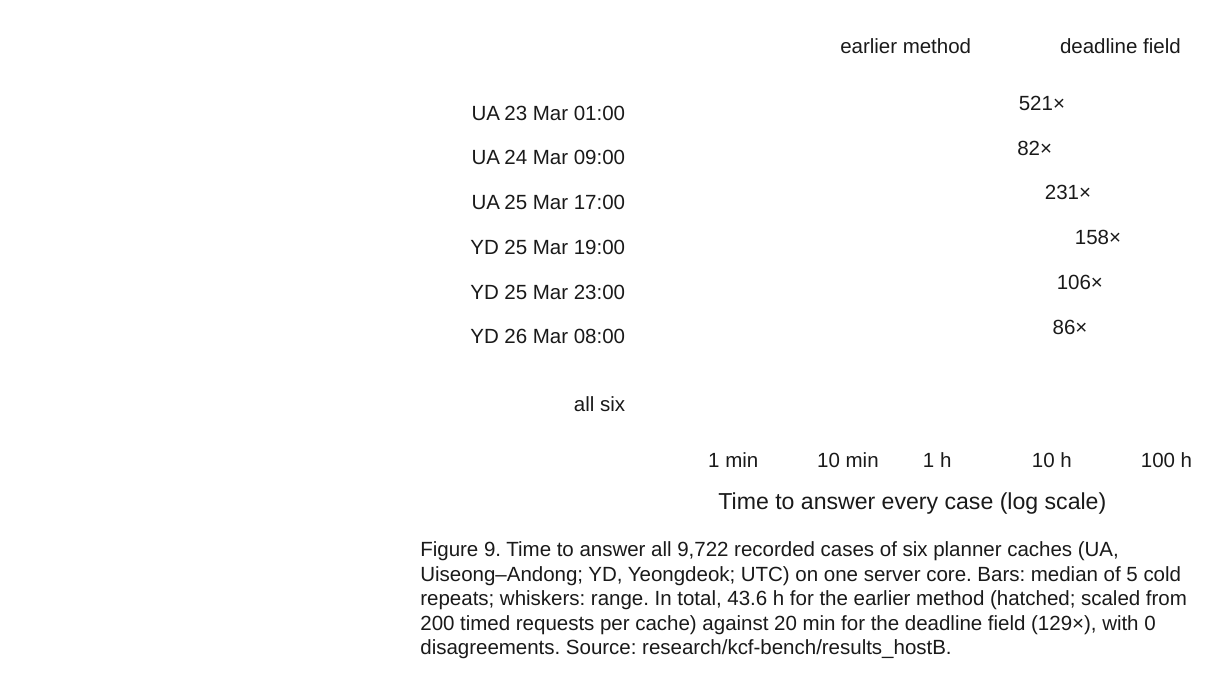
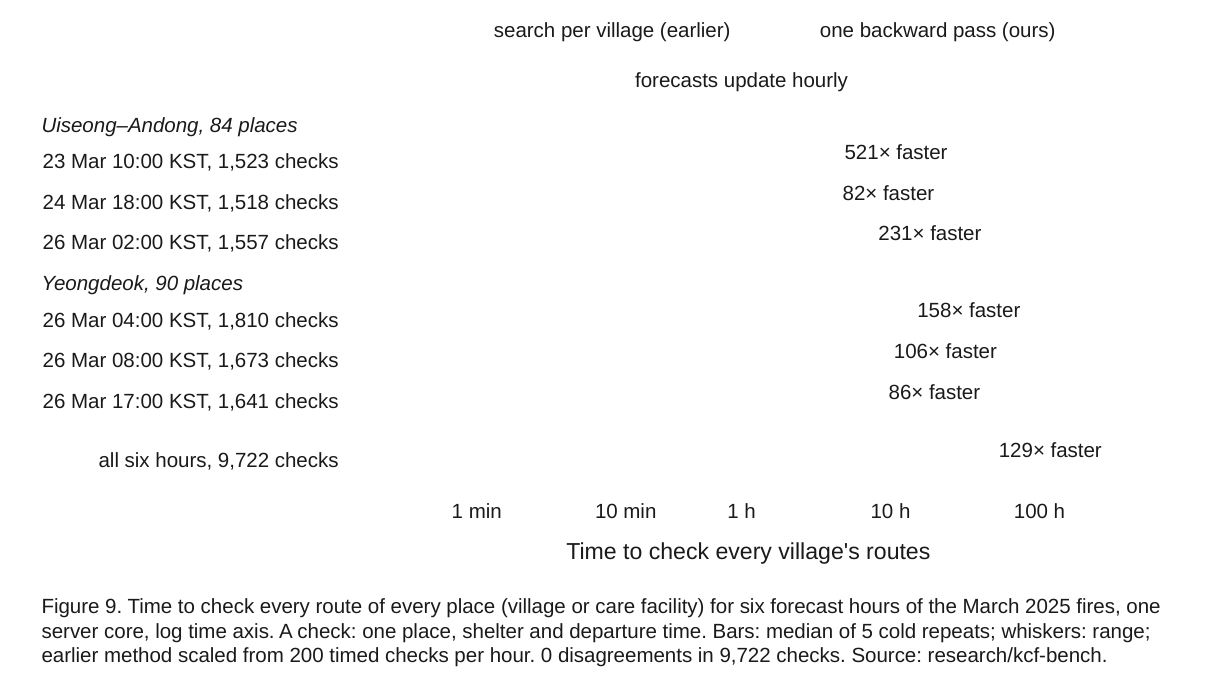
Before and after one commit to Sparkxt-0318/wildfireguardian, a slide deck: slide 12 of talk/figures/kcf_talk_figures.pptx. Drawn at 1232x693 pixels with LibreOffice and Linux fonts; fonts in the diff are those of the drawing; background and template pictures are left out. Boxes give left, top, right and bottom in pixels: in the first picture for what was removed or moved away, otherwise in the second. Text is boxed around its words. In the diff, an @@ line names an element or a change of style, - is before the commit and + after.

Commit message:
talk/figures: F09 and F09b reworked for a 10-second read: rows in words (region, KST hour, place and check counts from the bench and planner caches), methods named by what they do, labelled line at the hourly update (interval read from SCAN.md), ratios as 'N× faster', full width (D36); pptx, docs, zip

```diff
--- a/talk/figures/kcf_talk_figures.pptx
+++ b/talk/figures/kcf_talk_figures.pptx
@@ text added at bbox=[494, 22, 731, 42], 16 pt, text #1A1A1A @@
+search per village (earlier)
@@ text added at bbox=[820, 22, 1055, 42], 16 pt, text #1A1A1A @@
+one backward pass (ours)
@@ text removed at bbox=[840, 38, 971, 54] @@
-earlier method
@@ text removed at bbox=[1060, 38, 1181, 54] @@
-deadline field
@@ text added at bbox=[635, 72, 848, 92], 16 pt, text #1A1A1A @@
+forecasts update hourly
@@ text added at bbox=[42, 117, 297, 137], 16 pt, text #1A1A1A, italic @@
+Uiseong–Andong, 84 places
@@ text removed at bbox=[472, 105, 625, 121] @@
-UA 23 Mar 01:00
@@ text removed at bbox=[472, 149, 625, 165] @@
-UA 24 Mar 09:00
@@ text at bbox=[845, 144, 947, 159]: text changed @@
-521×
+521× faster
@@ text at bbox=[43, 153, 339, 171]: text changed @@
-UA 25 Mar 17:00
+23 Mar 10:00 KST, 1,523 checks
@@ text at bbox=[43, 194, 339, 212]: text changed @@
-YD 25 Mar 19:00
+24 Mar 18:00 KST, 1,518 checks
@@ text at bbox=[843, 185, 934, 201]: text changed @@
-82×
+82× faster
@@ text at bbox=[43, 234, 339, 252]: text changed @@
-YD 25 Mar 23:00
+26 Mar 02:00 KST, 1,557 checks
@@ text at bbox=[878, 225, 981, 241]: text changed @@
-231×
+231× faster
@@ text added at bbox=[42, 275, 243, 295], 16 pt, text #1A1A1A, italic @@
+Yeongdeok, 90 places
@@ text at bbox=[43, 312, 339, 330]: text changed @@
-YD 26 Mar 08:00
+26 Mar 04:00 KST, 1,810 checks
@@ text at bbox=[917, 302, 1020, 318]: text changed @@
-158×
+158× faster
@@ text added at bbox=[43, 352, 339, 370], 16 pt, text #1A1A1A @@
+26 Mar 08:00 KST, 1,673 checks
@@ text at bbox=[894, 343, 997, 359]: text changed @@
-106×
+106× faster
@@ text at bbox=[889, 384, 980, 400]: text changed @@
-86×
+86× faster
@@ text added at bbox=[43, 393, 339, 411], 16 pt, text #1A1A1A @@
+26 Mar 17:00 KST, 1,641 checks
@@ text removed at bbox=[574, 396, 625, 411] @@
-all six
@@ text added at bbox=[999, 442, 1102, 458], 16 pt, text #1A1A1A @@
+129× faster
@@ text added at bbox=[99, 452, 339, 470], 16 pt, text #1A1A1A @@
+all six hours, 9,722 checks
@@ text "1 min": place and size @@
-text "1 min" at bbox=[708, 452, 758, 467]
+text "1 min" at bbox=[452, 503, 502, 518]
@@ text "10 min": place and size @@
-text "10 min" at bbox=[817, 452, 879, 467]
+text "10 min" at bbox=[595, 503, 656, 518]
@@ text removed at bbox=[718, 492, 1107, 514] @@
-Time to answer every case (log scale)
@@ text "1 h": place and size @@
-text "1 h" at bbox=[923, 452, 951, 467]
+text "1 h" at bbox=[727, 503, 755, 518]
@@ text "10 h": place and size @@
-text "10 h" at bbox=[1032, 452, 1071, 467]
+text "10 h" at bbox=[871, 503, 910, 519]
@@ text "100 h": place and size @@
-text "100 h" at bbox=[1141, 452, 1192, 467]
+text "100 h" at bbox=[1014, 503, 1065, 518]
@@ text added at bbox=[566, 542, 930, 564], 18 pt, text #1A1A1A @@
+Time to check every village's routes
@@ text at bbox=[42, 598, 1160, 667]: text changed @@
-Figure 9. Time to answer all 9,722 recorded cases of six planner caches (UA, Uiseong–Andong; YD, Yeongdeok; UTC) on one server core. Bars: median of 5 cold repeats; whiskers: range. In total, 43.6 h for the earlier method (hatched; scaled from 200 timed requests per cache) against 20 min for the deadline field (129×), with 0 disagreements. Source: research/kcf-bench/results_hostB.
+Figure 9. Time to check every route of every place (village or care facility) for six forecast hours of the March 2025 fires, one server core, log time axis. A check: one place, shelter and departure time. Bars: median of 5 cold repeats; whiskers: range; earlier method scaled from 200 timed checks per hour. 0 disagreements in 9,722 checks. Source: research/kcf-bench.
```
Also in this commit, not shown: 1 other slide changed, 30 other files.
